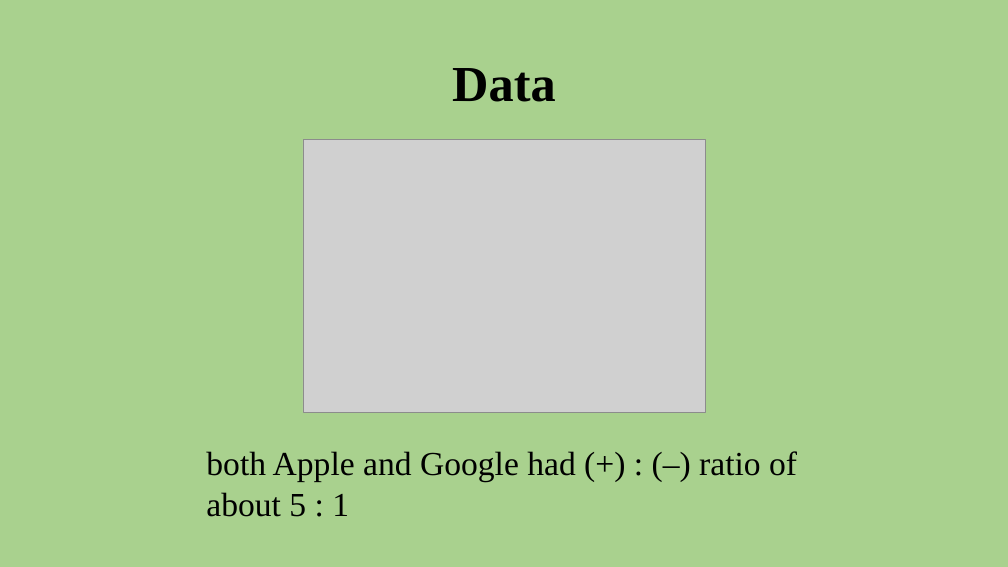
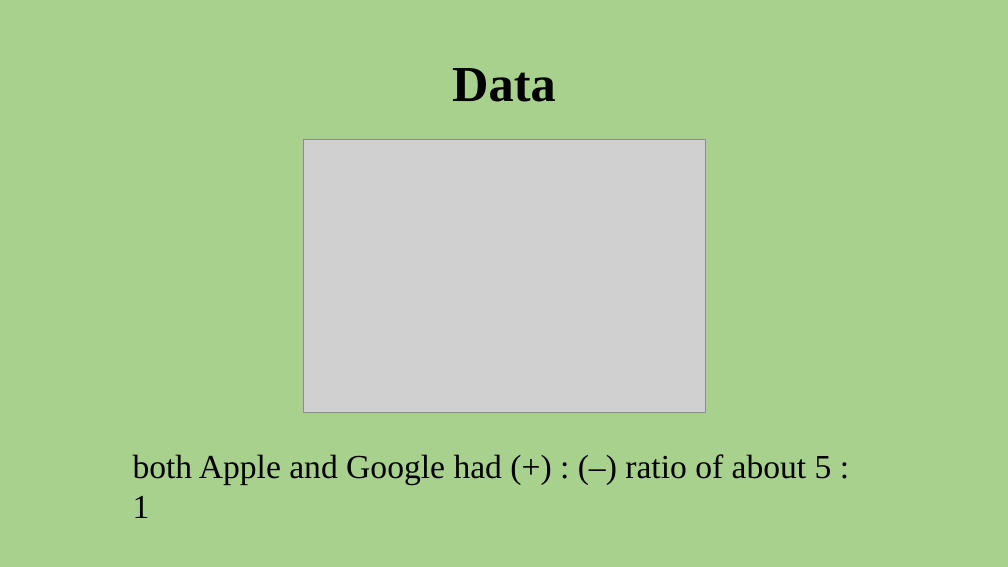
Before and after one commit to aarongalbraith/flatiron-phase4-project, a slide deck: slide 6 of presentation.pptx. Drawn at 1008x567 pixels with LibreOffice and Linux fonts; fonts in the diff are those of the drawing; grey boxes stand for pictures. Boxes give left, top, right and bottom in pixels: in the first picture for what was removed or moved away, otherwise in the second. Text is boxed around its words. In the diff, an @@ line names an element or a change of style, - is before the commit and + after.

```diff
--- a/presentation.pptx
+++ b/presentation.pptx
@@ text "both Apple and Google had ..." rewrapped from [206, 451, 797, 517] to [133, 454, 832, 484] @@
```
Also in this commit, not shown: 4 other slides changed, 1 other file.
